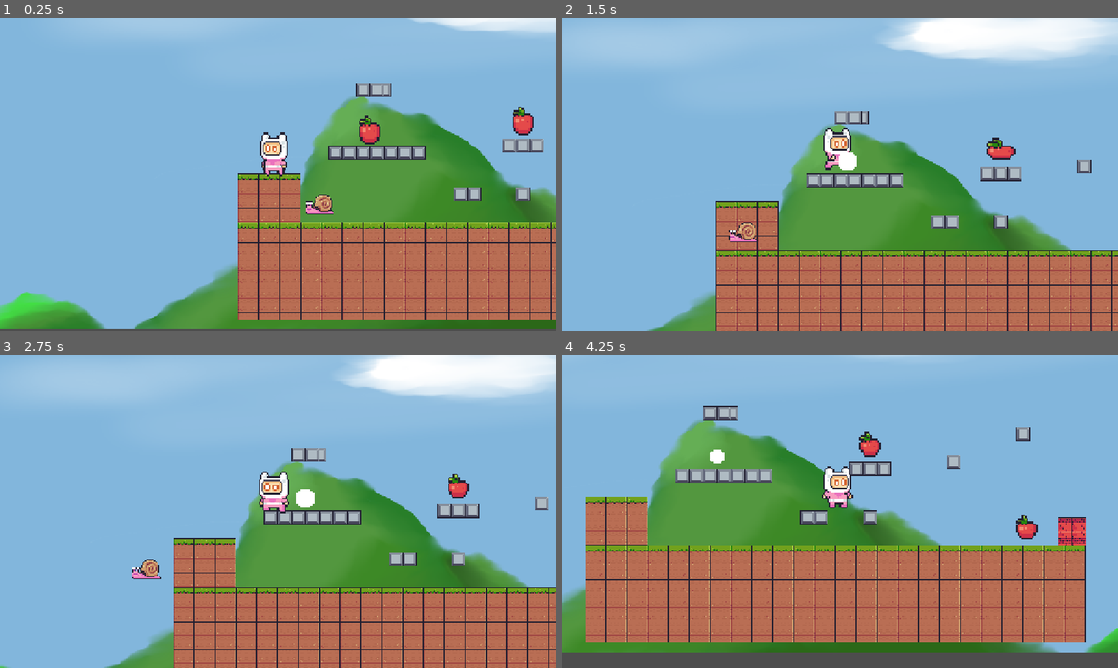
Above: before the commit, frames 1-4 (two rows, left to right).
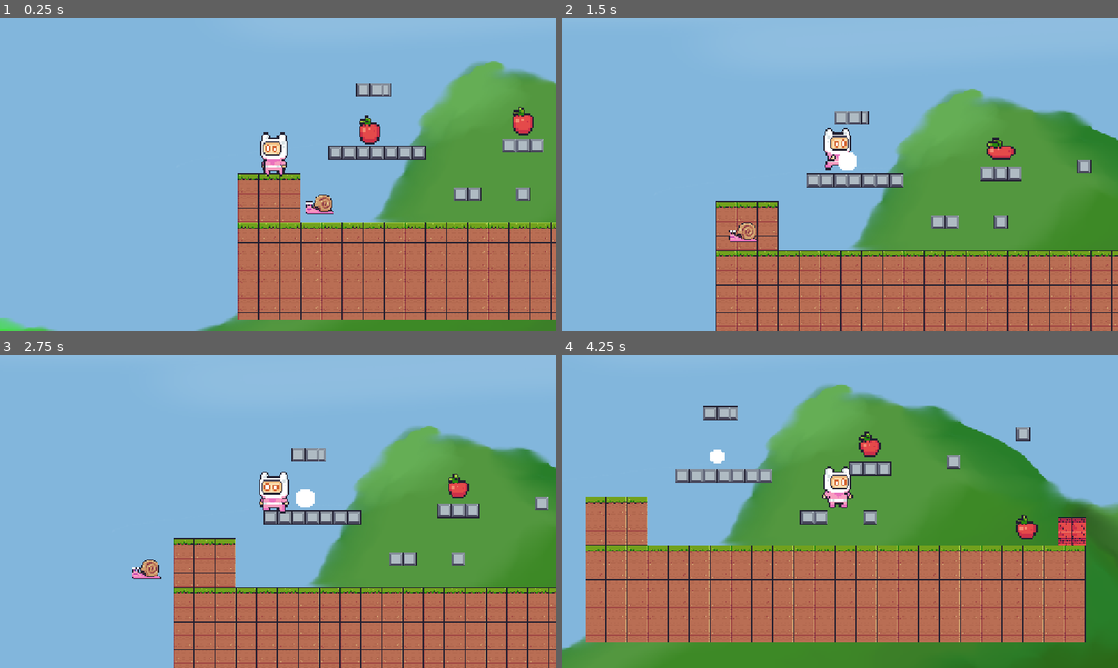
Above: after the commit, the same moments.

Repository: ezargg64-lgtm/haven2
Game: Godot game, scene res://scenes/main.tscn
The game is run twice, just before and just after one commit, with the same random seed, the same clock (stepped at 60 frames per second) and the same inputs.
Inputs:
- Up to frame 1 (0.25 s): no input
- Up to frame 2 (1.5 s): hold D (right) from 0.53 s (still down); tap Space (jump) at 0.77 s
- Up to frame 3 (2.75 s): tap Space (jump) at 1.52 s; release D (right) at 2.03 s; hold A (left) from 2.03 s (still down)
- Up to frame 4 (4.25 s): release A (left) at 2.78 s; hold D (right) from 2.78 s (still down); tap Space (jump) at 3.02, 3.77 s

The runs differ from the first frame. In frame 1, 21% of the frame differs, in the area x 0-100%, y 0-100%; in frame 2, 28%; in frame 3, 26%; in frame 4, 34%.

Commit message:
udh setting camera 2d

Diff:
--- a/scenes/level_root.tscn
+++ b/scenes/level_root.tscn
@@ -311,10 +311,10 @@
 
 [node name="TextureRect" type="TextureRect" parent="." unique_id=2007676035]
 texture_filter = 1
-offset_left = -651.0
-offset_top = -244.0
-offset_right = 1490.0
-offset_bottom = 746.0
+offset_left = -847.0
+offset_top = -462.0
+offset_right = 2444.0
+offset_bottom = 826.0
 texture = ExtResource("1_1vg6f")
 
 [node name="TileMapLayer" type="TileMapLayer" parent="." unique_id=290889513]
